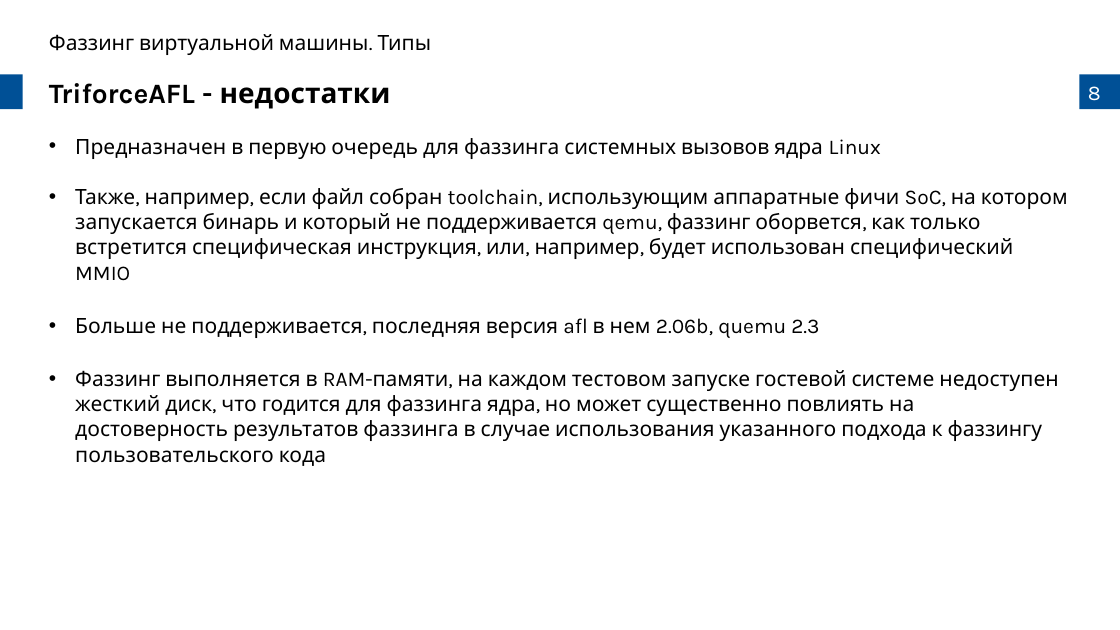
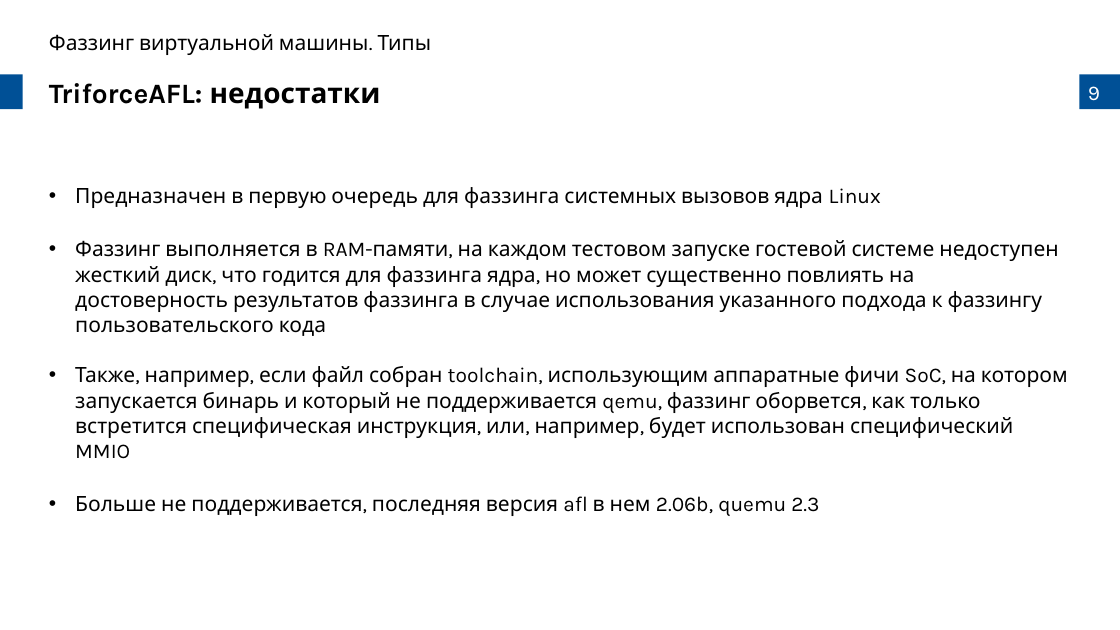
Before and after one commit to prostoAlexandr/BeeTech_2024, a slide deck: slide 9 of Belikov_Virtual_machine_fuzzing_types_and_approaches.pptx (slide 8 before the commit). Drawn at 1120x630 pixels with LibreOffice and Linux fonts; fonts in the diff are those of the drawing; background and template pictures are left out. Boxes give left, top, right and bottom in pixels: in the first picture for what was removed or moved away, otherwise in the second. Text is boxed around its words. In the diff, an @@ line names an element or a change of style, - is before the commit and + after.

```diff
--- a/Belikov_Virtual_machine_fuzzing_types_and_approaches.pptx
+++ b/Belikov_Virtual_machine_fuzzing_types_and_approaches.pptx
@@ text at (49,83,381,109): text changed @@
-TriforceAFL - недостатки
+TriforceAFL: недостатки
@@ text "Предназначен в первую очередь для ...": place and size @@
-text "Предназначен в первую очередь для ..." at (75,138,1068,466)
+text "Предназначен в первую очередь для ..." at (75,187,1068,516)
@@ text at (75,240,1058,336): paragraph added @@
+• Фаззинг выполняется в RAM-памяти, на каждом тестовом запуске гостевой системе недоступен жесткий диск, что годится для фаззинга ядра, но может существенно повлиять на достоверность результатов фаззинга в случае использования указанного подхода к фаззингу пользовательского кода
@@ text at (75,370,1058,466): paragraph removed @@
-• Фаззинг выполняется в RAM-памяти, на каждом тестовом запуске гостевой системе недоступен жесткий диск, что годится для фаззинга ядра, но может существенно повлиять на достоверность результатов фаззинга в случае использования указанного подхода к фаззингу пользовательского кода
```
Also in this commit, not shown: 10 other slides changed, 7 slides added, 2 slides removed, 1 other file.
